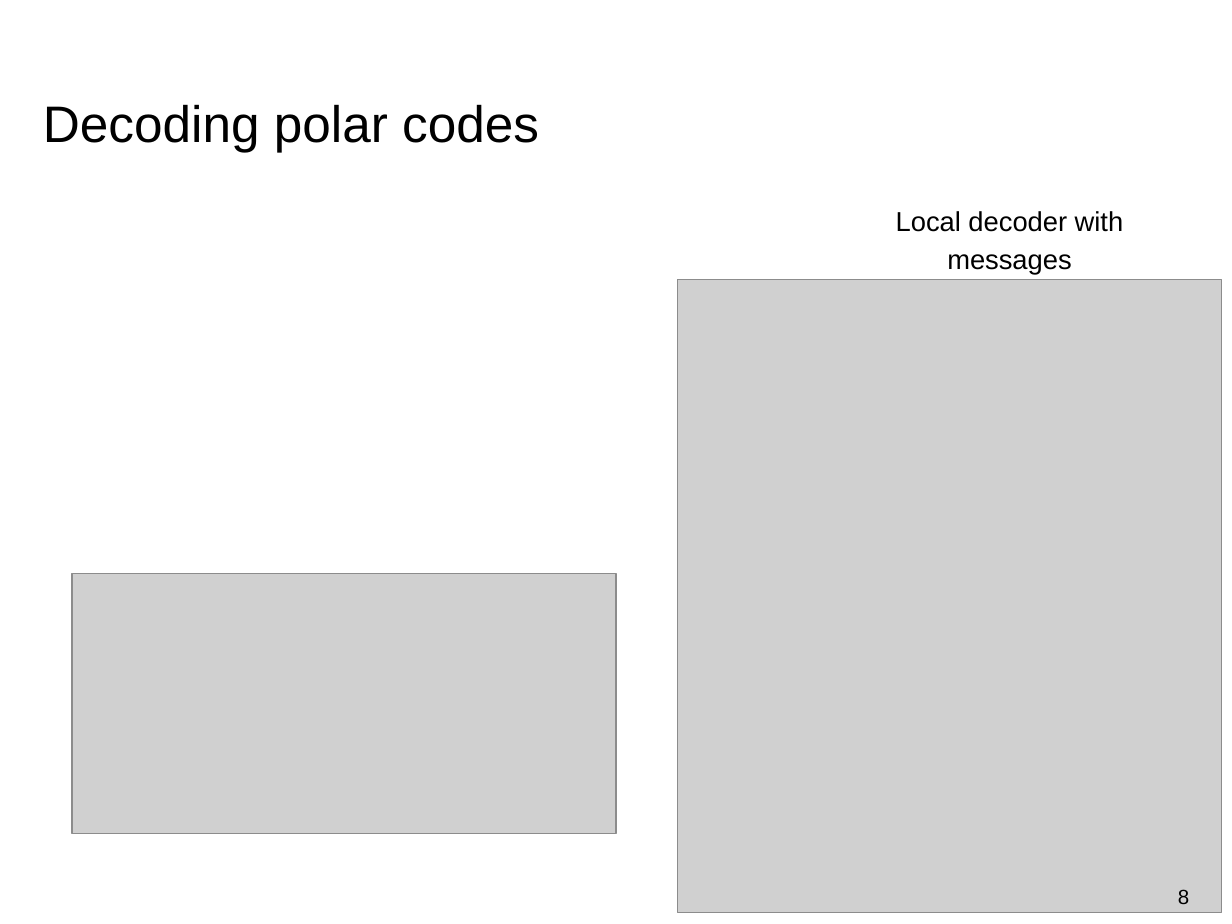
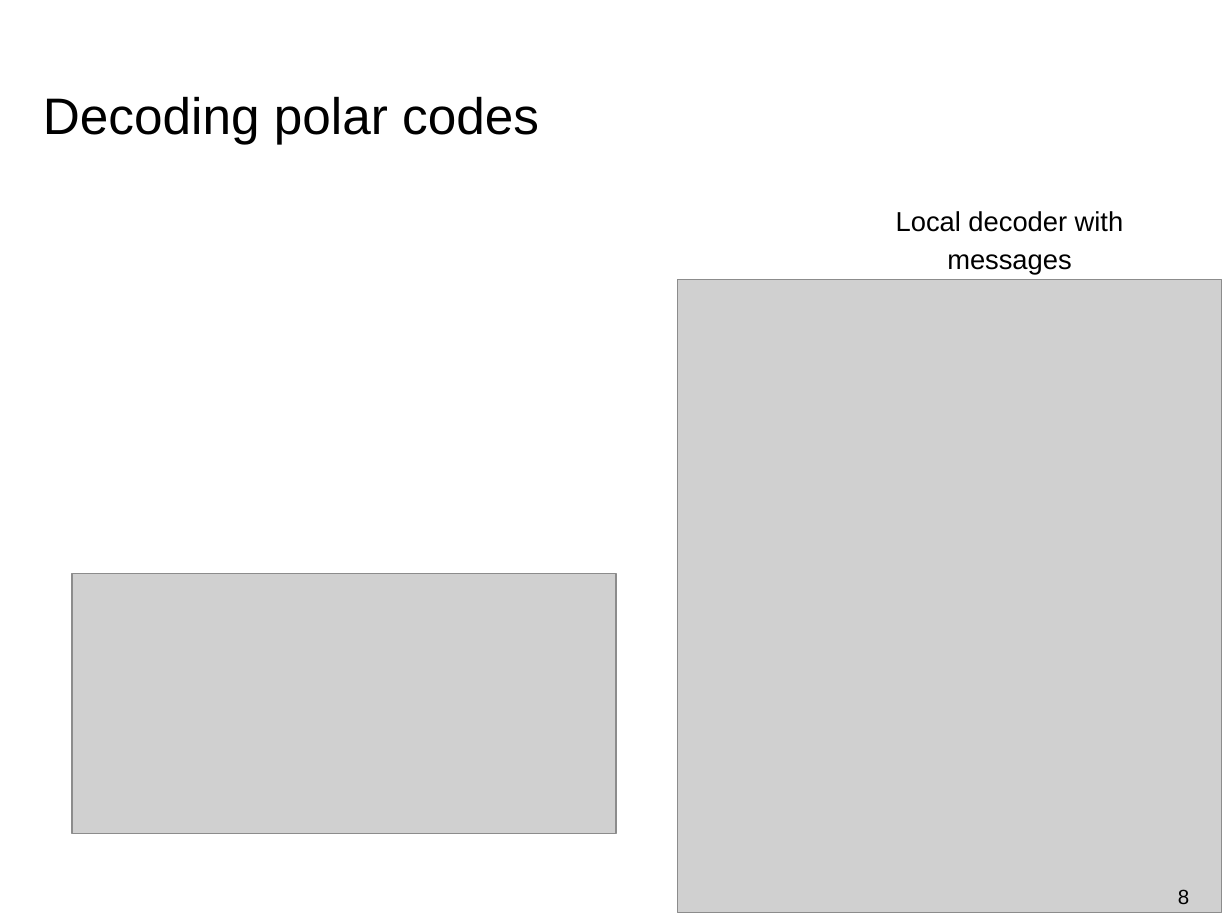
Before and after one commit to yadhu1961/thesis_5GPolorCodes, a slide deck: slide 8 of final_presentation/finalPpt.pptx. Drawn at 1232x924 pixels with LibreOffice and Linux fonts; fonts in the diff are those of the drawing; grey boxes stand for pictures; background and template pictures are left out. Boxes give left, top, right and bottom in pixels: in the first picture for what was removed or moved away, otherwise in the second. Text is boxed around its words. In the diff, an @@ line names an element or a change of style, - is before the commit and + after.

```diff
--- a/final_presentation/finalPpt.pptx
+++ b/final_presentation/finalPpt.pptx
@@ title "Decoding polar codes": place and size @@
-title "Decoding polar codes" at [43,104,539,152]
+title "Decoding polar codes" at [43,96,539,144]
```
Also in this commit, not shown: 5 other slides changed, 1 other file.
